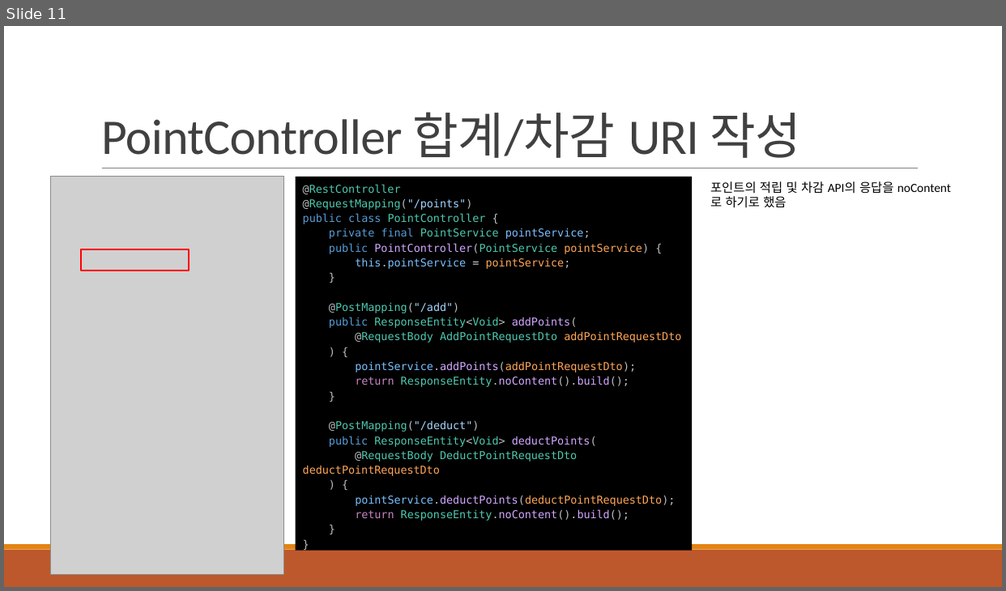
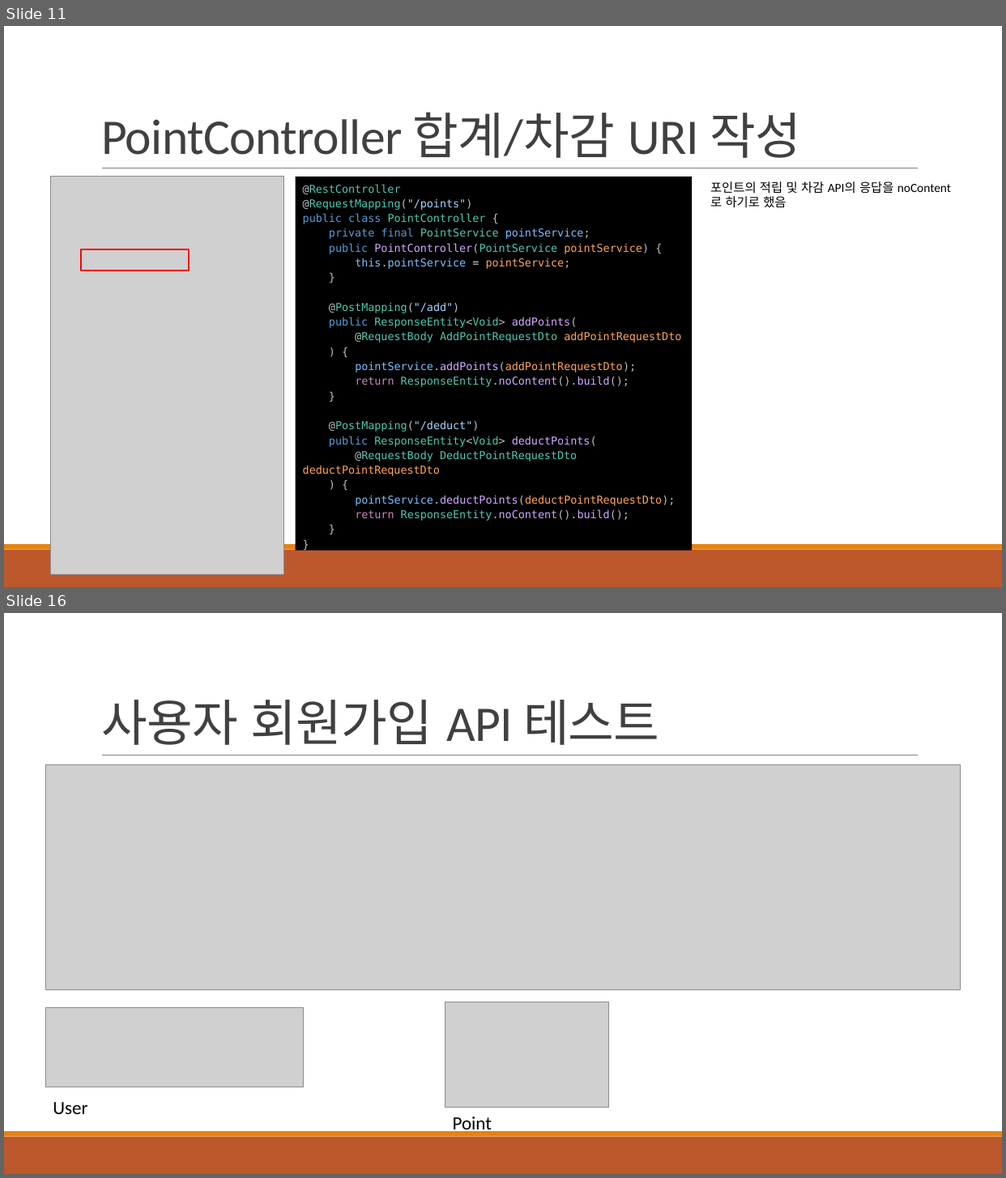
Before and after one commit to khb3025/study-msa, a slide deck: msa-ppt/3. 데이터 쓰기 API 구현.pptx. Shown one above the other, each under a label of ours: slide 11 before the commit, slides 11 and 16 after it; the slides between them are not shown. The pictures are 1006x591 and 1006x1178 pixels, drawn with LibreOffice and Linux fonts; fonts in the diff are those of the drawing; grey boxes stand for pictures. Boxes give left, top, right and bottom in pixels: in the first picture for what was removed or moved away, otherwise in the second. Text is boxed around its words. In the diff, an @@ line names an element or a change of style, - is before the commit and + after.

```diff
--- a/msa-ppt/3. 데이터 쓰기 API 구현.pptx
+++ b/msa-ppt/3. 데이터 쓰기 API 구현.pptx
@@ slide 16 added at [4,613,1002,1174], background #FFFFFF; not listed: 3 template elements that a slide beside it also shows @@
@@ title added at [101,700,660,745], 48 pt, text #404040 @@
+사용자 회원가입 API 테스트
@@ picture added at [46,765,961,991] @@
@@ picture added at [46,1007,305,1087] @@
@@ picture added at [445,1003,609,1109] @@
@@ text added at [53,1102,87,1114], 18 pt, text #000000 @@
+User
@@ text added at [453,1117,492,1135], 18 pt, text #000000 @@
+Point
```
Also in this commit, not shown: 4 other slides added, 3 other files.
